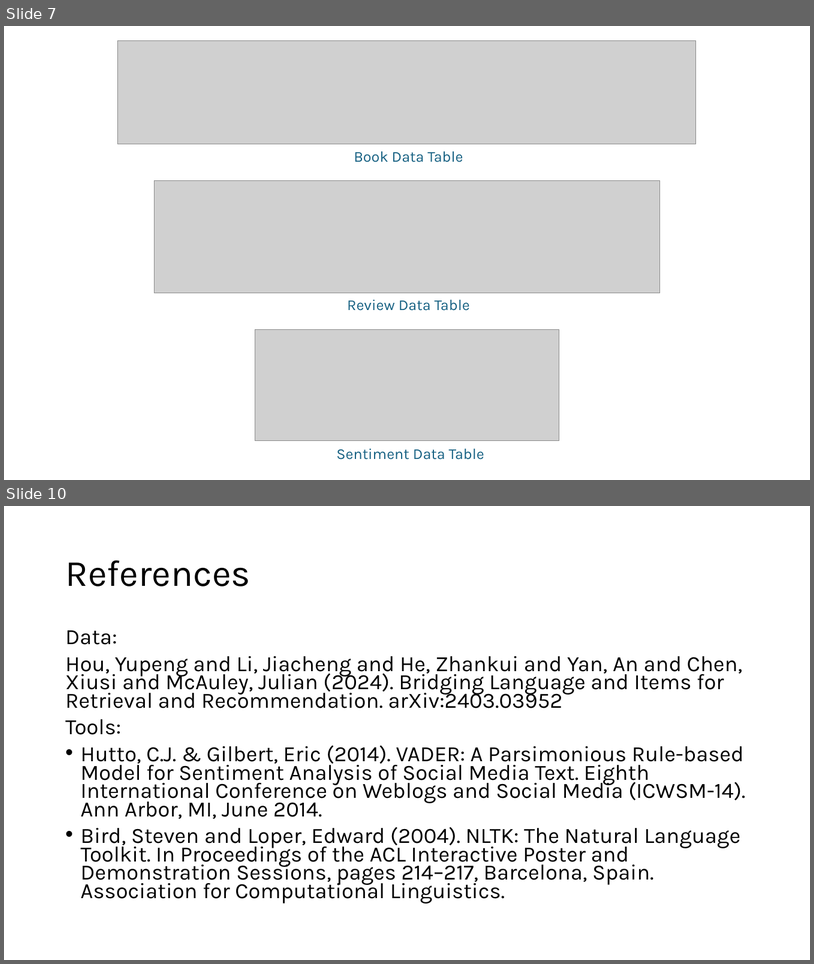
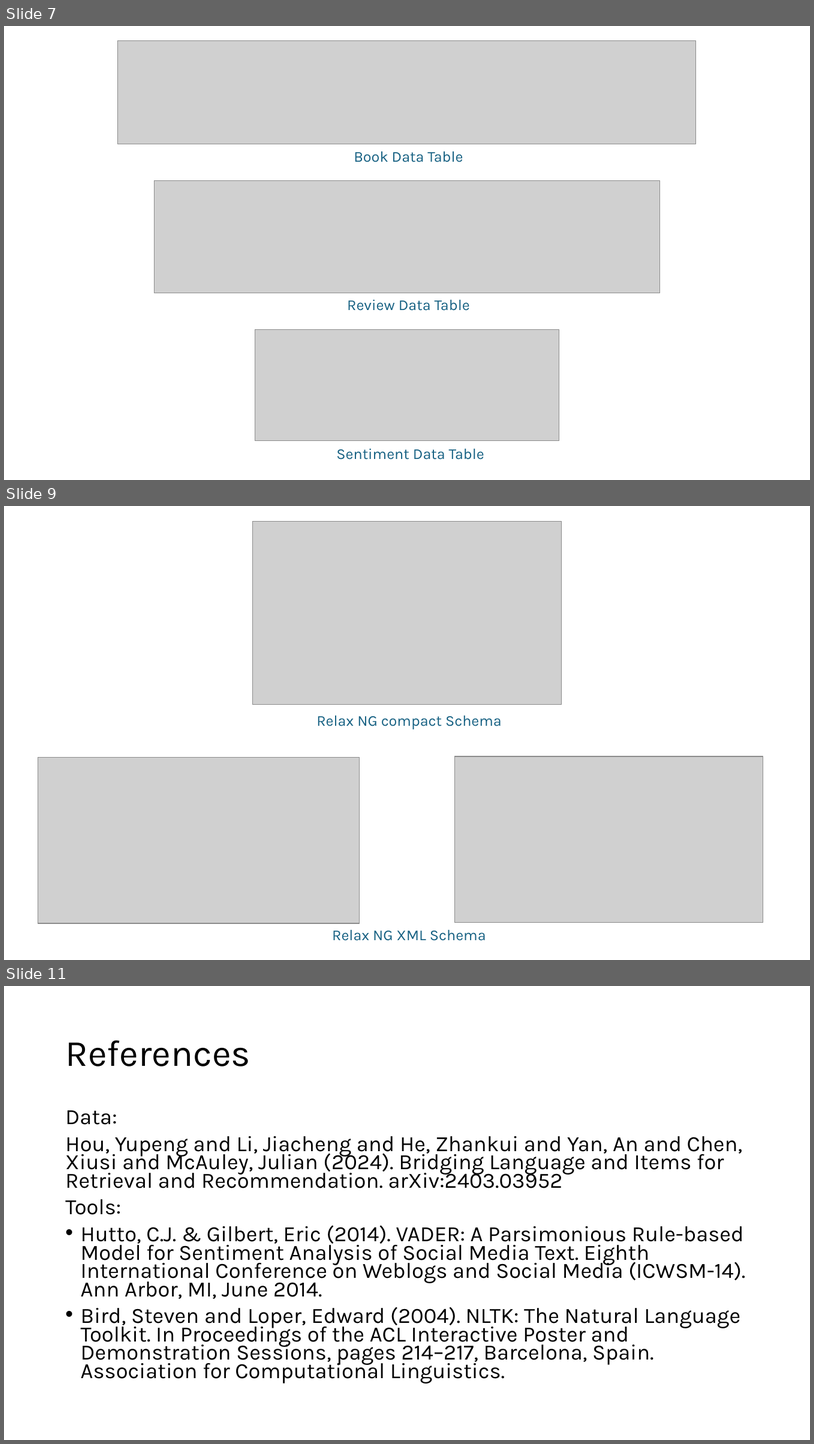
Before and after one commit to Bort1900/text-tech, a slide deck: Book Reviewscope.odp. Shown one above the other, each under a label of ours: slides 7 and 10 before the commit, slides 7, 9 and 11 after it; the slides between them are not shown. The pictures are 814x964 and 814x1444 pixels, drawn with LibreOffice and Linux fonts; fonts in the diff are those of the drawing; grey boxes stand for pictures. Boxes give left, top, right and bottom in pixels: in the first picture for what was removed or moved away, otherwise in the second. Text is boxed around its words. In the diff, an @@ line names an element or a change of style, - is before the commit and + after.

```diff
--- a/Book Reviewscope.odp
+++ b/Book Reviewscope.odp
@@ slide 9 added at (4,506,810,960), background #FFFFFF @@
@@ picture added at (253,521,562,705) @@
@@ text added at (317,715,502,729), 18 pt, text #156082 @@
+Relax NG compact Schema
@@ picture added at (38,757,360,923) @@
@@ picture added at (455,756,764,922) @@
@@ text added at (332,929,486,940), 18 pt, text #156082 @@
+Relax NG XML Schema
@@ what was slide 10 is now slide 11 @@
```
Also in this commit, not shown: 3 slides changed, 1 other slide added, 1 slide removed.
